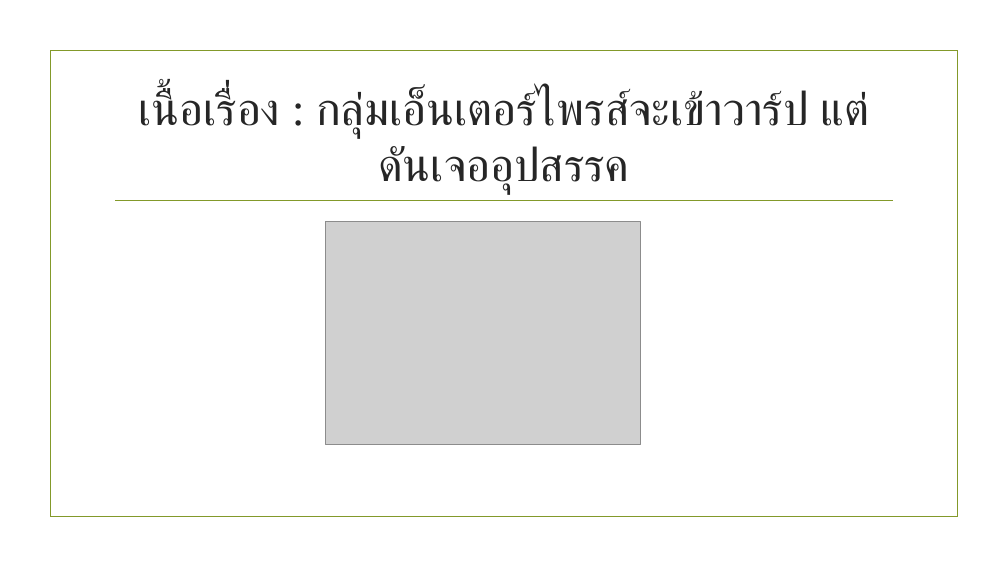
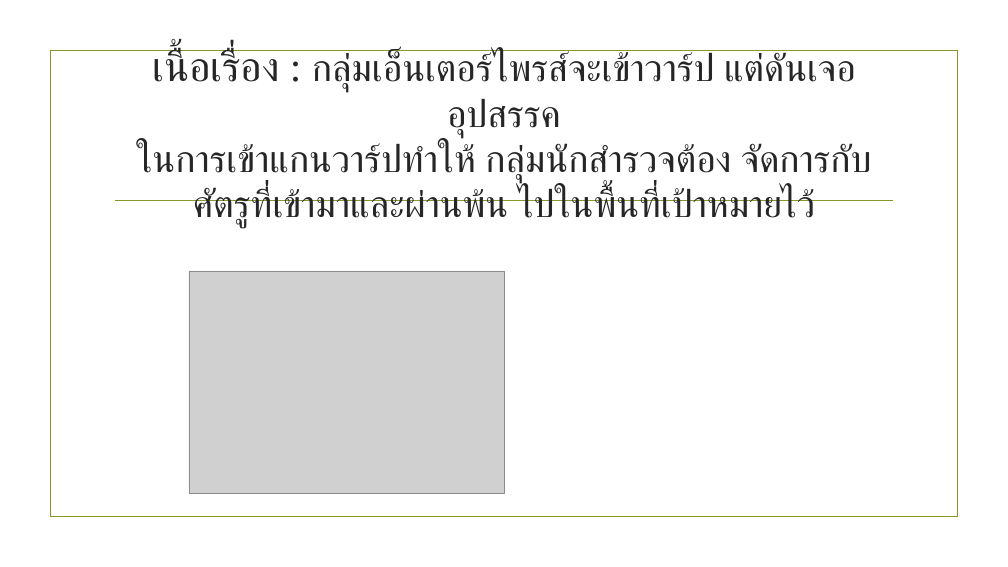
Before and after one commit to jrockl2z/G-2560-21-, a slide deck: slide 4 of Enterprise ship.pptx (slide 3 before the commit). Drawn at 1008x567 pixels with LibreOffice and Linux fonts; fonts in the diff are those of the drawing; grey boxes stand for pictures; background and template pictures are left out. Boxes give left, top, right and bottom in pixels: in the first picture for what was removed or moved away, otherwise in the second. Text is boxed around its words. In the diff, an @@ line names an element or a change of style, - is before the commit and + after.

```diff
--- a/Enterprise ship.pptx
+++ b/Enterprise ship.pptx
@@ title at (136, 49, 856, 228): text changed; size 44 to 36 pt @@
-เนื้อเรื่อง : กลุ่มเอ็นเตอร์ไพรส์จะเข้าวาร์ป แต่ดันเจออุปสรรค
+เนื้อเรื่อง : กลุ่มเอ็นเตอร์ไพรส์จะเข้าวาร์ป แต่ดันเจออุปสรรค
+ในการเข้าแกนวาร์ปทำให้ กลุ่มนักสำรวจต้อง จัดการกับศัตรูที่เข้ามาและผ่านพ้น ไปในพื้นที่เป้าหมายไว้
@@ picture: place and size @@
-picture at (325, 222, 640, 445)
+picture at (189, 271, 504, 494)
```
Also in this commit, not shown: 1 other slide changed, 2 slides added, 1 slide removed.
